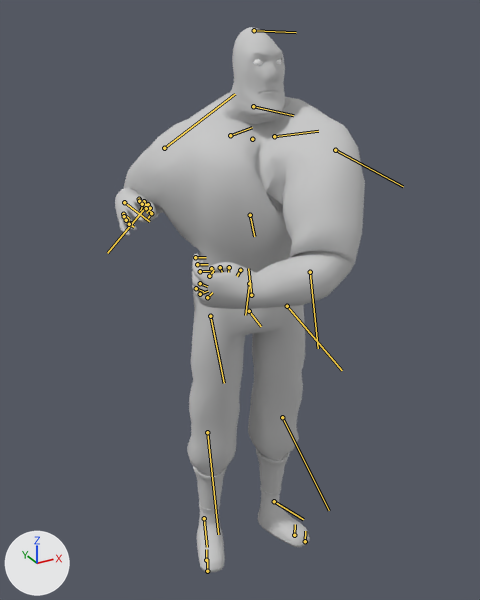
The FBX model Source/Animations/Ani_ADS_Sniper.FBX: old version first, new version second.
Both versions are drawn from a 50 mm lens placed at (-1.068, -1.865, 2.032), pointed at (-0.019, 0.041, 1.078). Every picture has the same lights, and +X, +Y and +Z are marked at lower left. Both versions are drawn at frame 21 of the action 'Take 001'; the numbers are the values there. The bones that bend it are drawn over the model as lines.
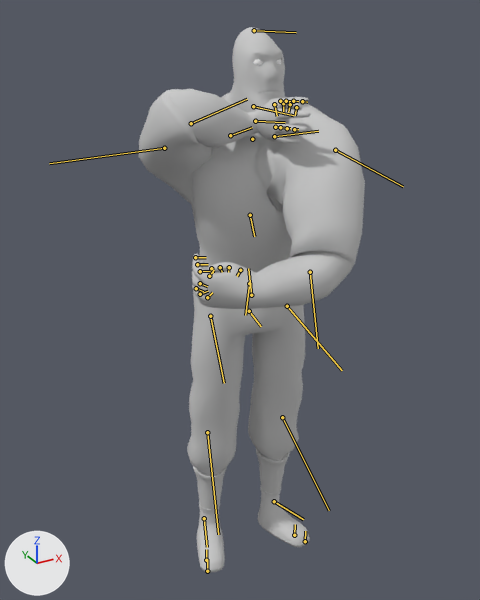
Boxes [x1, y1, x2, y2] around the edits, measured in the pictures (480 x 600 px):
```json
{"object": "Object", "change": "posed", "before": [115, 27, 365, 573], "after": [139, 27, 365, 573], "on screen": "10% narrower"}
{"bone": "Bip001 R UpperArm", "before": "(164, 148) to (235, 94)", "after": "(164, 148) to (49, 163)"}
{"bone": "Bip001 R Forearm", "before": "(147, 205) to (107, 253)", "after": "(191, 123) to (247, 99)"}
{"bone": "Bip001 R Hand", "before": "(124, 202) to (149, 221)", "after": "(255, 121) to (285, 122)"}
```

The change, as JSON lines over the scene's bpy script:
```json
{"block": "bone_bip001_r_upperarm", "where": "bone_bip001_r_upperarm = bpy.data.objects['Bip001'].pose.bones['Bip001 R UpperArm']  # child of 'Bip001 R Clavicle'"}
{"op": "set", "path": "bone_bip001_r_upperarm.rotation_quaternion", "old": "(0.912, 0.22, 0.245, 0.245)", "new": "(0.296, -0.448, 0.42, -0.732)", "note": "degrees (34, 20, 36) -> degrees (-74, -24, -118)"}
{"block": "bone_bip001_r_forearm", "where": "bone_bip001_r_forearm = bpy.data.objects['Bip001'].pose.bones['Bip001 R Forearm']  # child of 'Bip001 R UpperArm'"}
{"op": "set", "path": "bone_bip001_r_forearm.rotation_quaternion", "old": "(0.391, 0.0, 0.0, -0.92)", "new": "(0.606, 0.0, 0.0, -0.796)", "note": "degrees (0, 0, -134) -> degrees (0, 0, -105)"}
{"block": "bone_bip001_r_hand", "where": "bone_bip001_r_hand = bpy.data.objects['Bip001'].pose.bones['Bip001 R Hand']  # child of 'Bip001 R Forearm'"}
{"op": "set", "path": "bone_bip001_r_hand.rotation_quaternion", "old": "(0.982, 0.0, 0.0, 0.19)", "new": "(0.358, 0.566, 0.589, -0.453)", "note": "degrees (0, 0, 22) -> degrees (21, 111, -73)"}
```
